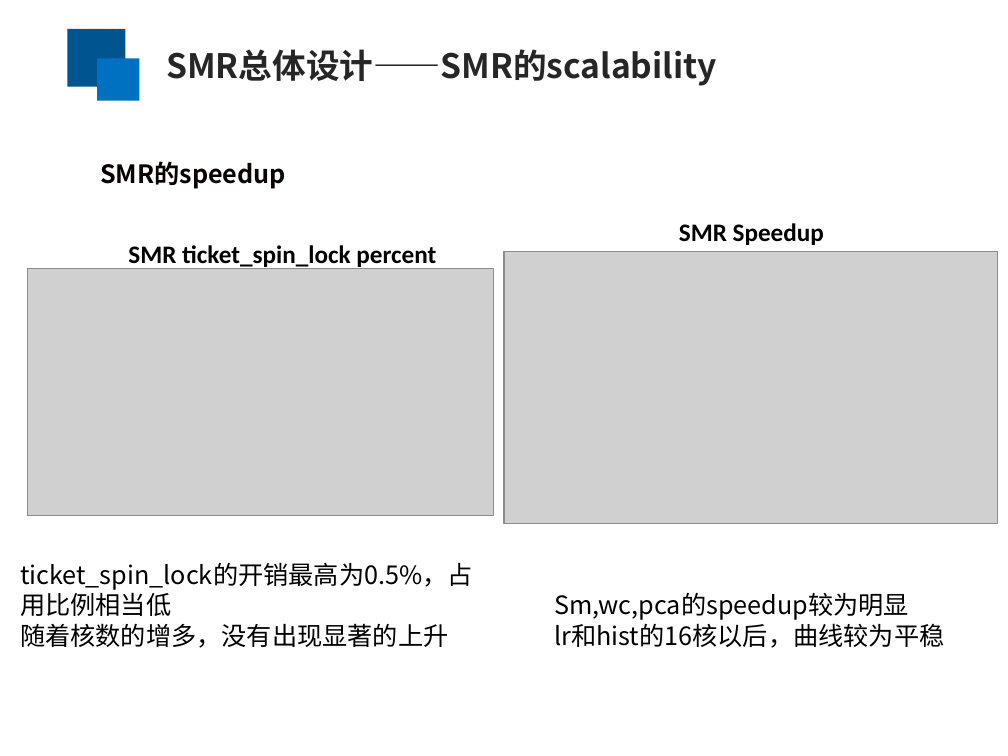
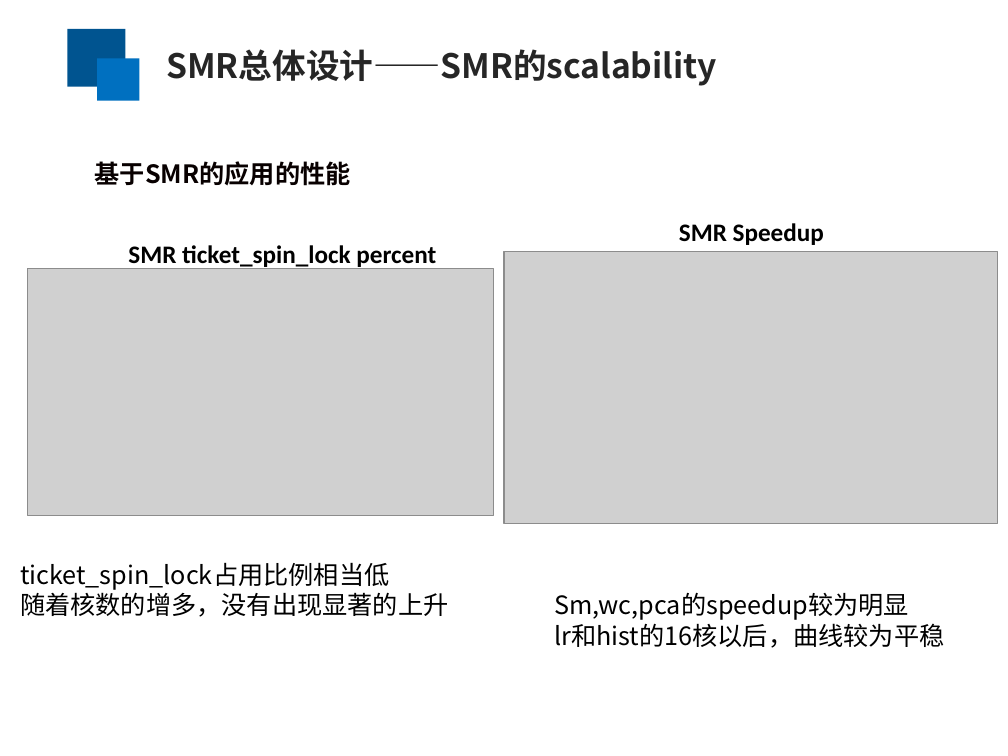
Before and after one commit to yufenyu/work, a slide deck: slide 15 of dmr_paper/paper/chinaSys-2016.ppt. Drawn at 1008x756 pixels with LibreOffice and Linux fonts; fonts in the diff are those of the drawing; grey boxes stand for pictures. Boxes give left, top, right and bottom in pixels: in the first picture for what was removed or moved away, otherwise in the second. Text is boxed around its words. In the diff, an @@ line names an element or a change of style, - is before the commit and + after.

```diff
--- a/dmr_paper/paper/chinaSys-2016.ppt
+++ b/dmr_paper/paper/chinaSys-2016.ppt
@@ text added at [95,161,351,186], 18 pt, text #080000, bold @@
+基于SMR的应用的性能
@@ text removed at [100,161,286,189] @@
-SMR的speedup
@@ text at [20,562,389,590]: text changed @@
-ticket_spin_lock的开销最高为0.5%，占用比例相当低
+ticket_spin_lock占用比例相当低
```
Also in this commit, not shown: 14 other slides changed.
